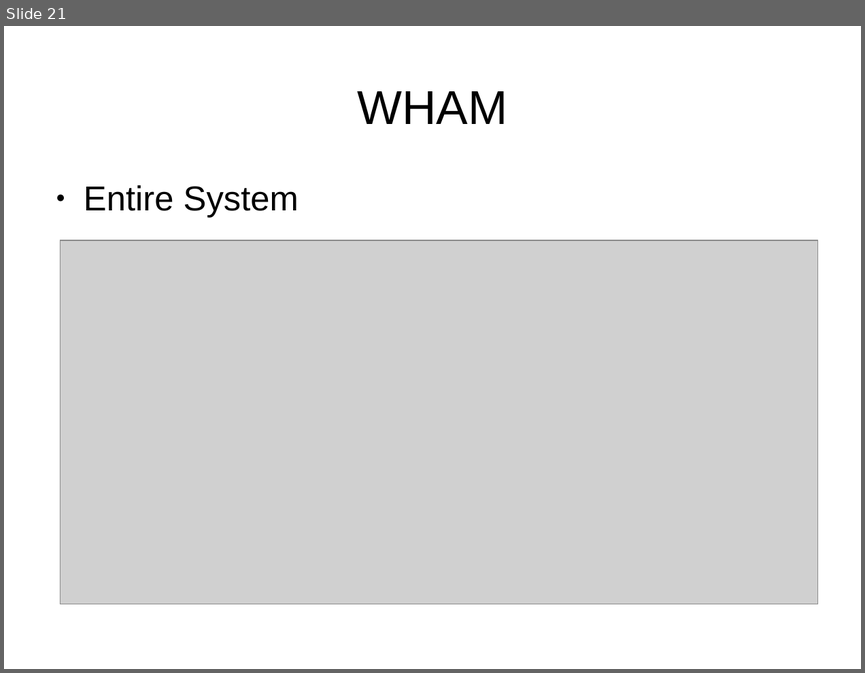
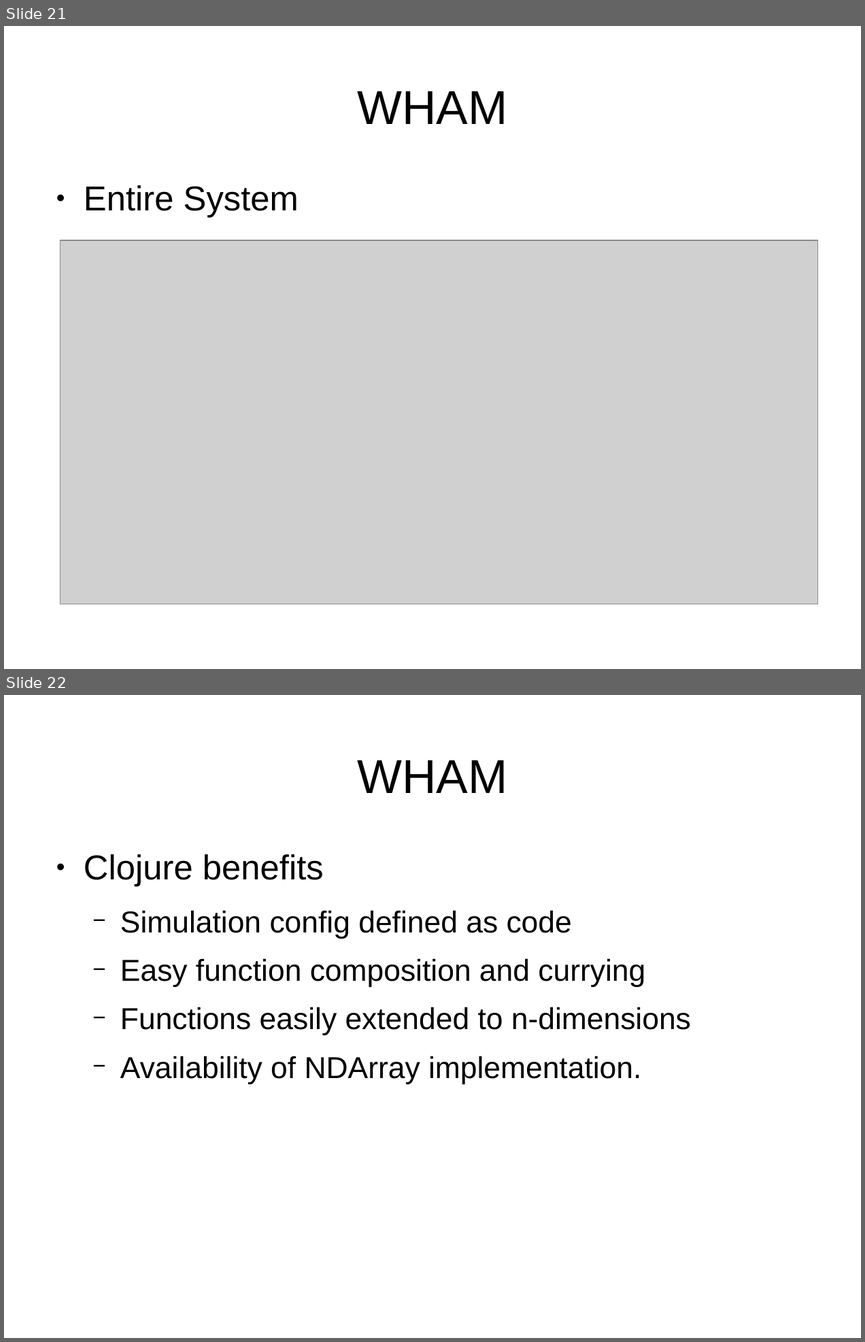
Before and after one commit to jablub/pub, a slide deck: Parallel WHAM/WHAM.odp. Shown one above the other, each under a label of ours: slide 21 before the commit, slides 21 and 22 after it. The pictures are 865x673 and 865x1342 pixels, drawn with LibreOffice and Linux fonts; fonts in the diff are those of the drawing; grey boxes stand for pictures. Boxes give left, top, right and bottom in pixels: in the first picture for what was removed or moved away, otherwise in the second. Text is boxed around its words. In the diff, an @@ line names an element or a change of style, - is before the commit and + after.

```diff
--- a/Parallel WHAM/WHAM.odp
+++ b/Parallel WHAM/WHAM.odp
@@ slide 22 added at <box>4,695,861,1338</box>, background #FFFFFF @@
@@ title added at <box>357,760,507,793</box>, 44 pt, text #000000 @@
+WHAM
@@ text added at <box>84,854,691,1084</box>, 28 pt, text #000000 @@
+● Clojure benefits
+  − Simulation config defined as code
+  − Easy function composition and currying
+  − Functions easily extended to n-dimensions
+  − Availability of NDArray implementation.
```
Also in this commit, not shown: 10 slides changed, 2 other slides added, 1 slide removed, 10 other files.
